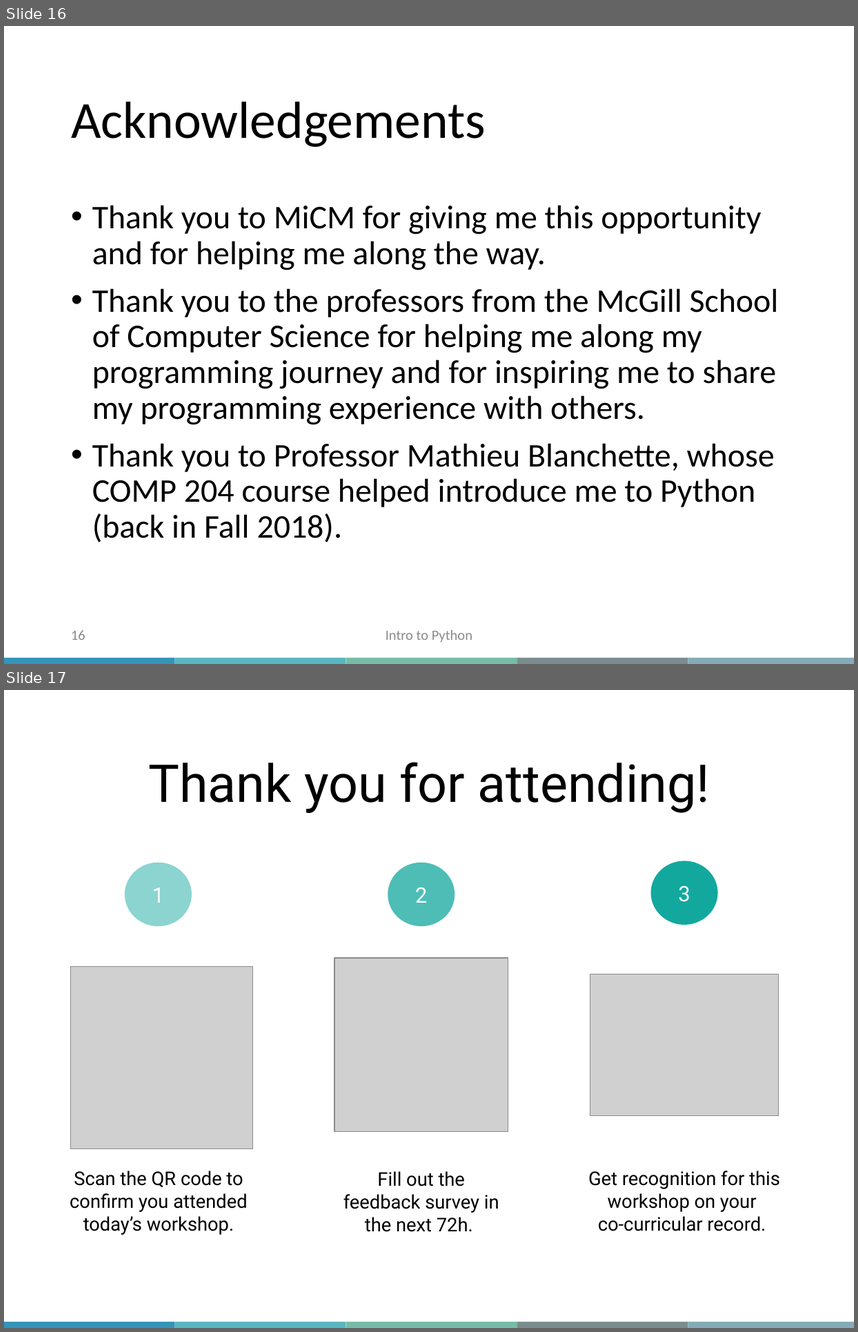
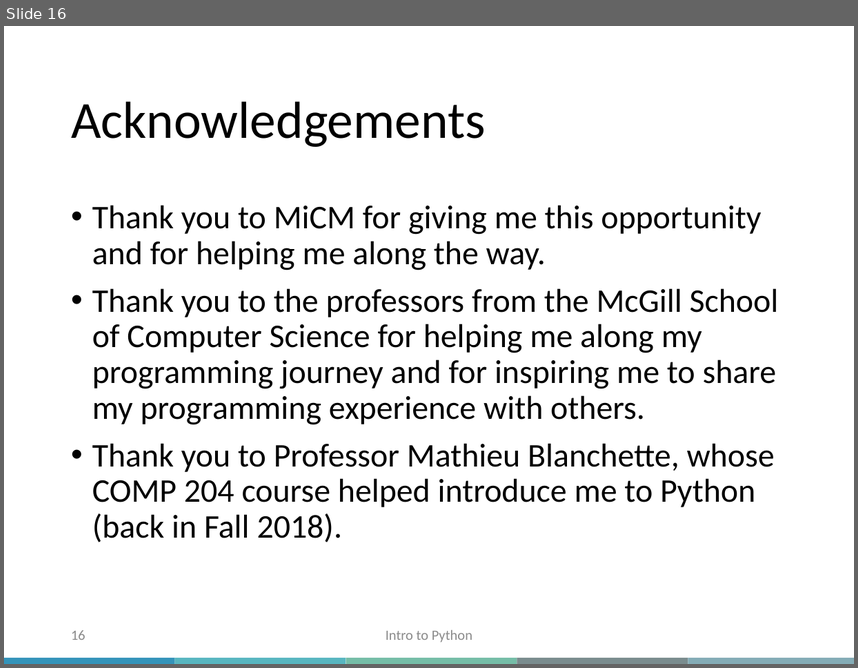
Before and after one commit to bzrudski/micm_intro_to_python_summer_2024, a slide deck: slides/MiCM Workshop - Intro to Python (Part 1).pptx. Shown one above the other, each under a label of ours: slides 16 and 17 before the commit, slide 16 after it. The pictures are 858x1332 and 858x668 pixels, drawn with LibreOffice and Linux fonts; fonts in the diff are those of the drawing; grey boxes stand for pictures; background and template pictures are left out. Boxes give left, top, right and bottom in pixels: in the first picture for what was removed or moved away, otherwise in the second. Text is boxed around its words. In the diff, an @@ line names an element or a change of style, - is before the commit and + after.

Commit message:
Update slides

```diff
--- a/slides/MiCM Workshop - Intro to Python (Part 1).pptx
+++ b/slides/MiCM Workshop - Intro to Python (Part 1).pptx
@@ slide 17 removed at <box>4,690,854,1328</box>, background #FFFFFF; not listed: 5 template elements that a slide beside it also shows @@
@@ title removed at <box>148,762,710,813</box> @@
-Thank you for attending!
@@ ellipse removed at <box>125,862,192,926</box> @@
-1
@@ ellipse removed at <box>388,862,455,926</box> @@
-2
@@ ellipse removed at <box>651,861,718,925</box> @@
-3
@@ picture removed at <box>335,958,508,1131</box> @@
@@ picture removed at <box>70,966,252,1148</box> @@
@@ picture removed at <box>590,974,778,1116</box> @@
@@ text removed at <box>70,1170,247,1234</box> @@
-  Scan the QR code to confirm you attended today’s workshop.
@@ text removed at <box>343,1171,499,1232</box> @@
-Fill out the feedback survey in the next 72h.
@@ text removed at <box>588,1170,780,1231</box> @@
-Get recognition for this workshop on your
-co-curricular record.
```
Also in this commit, not shown: 1 other file.
